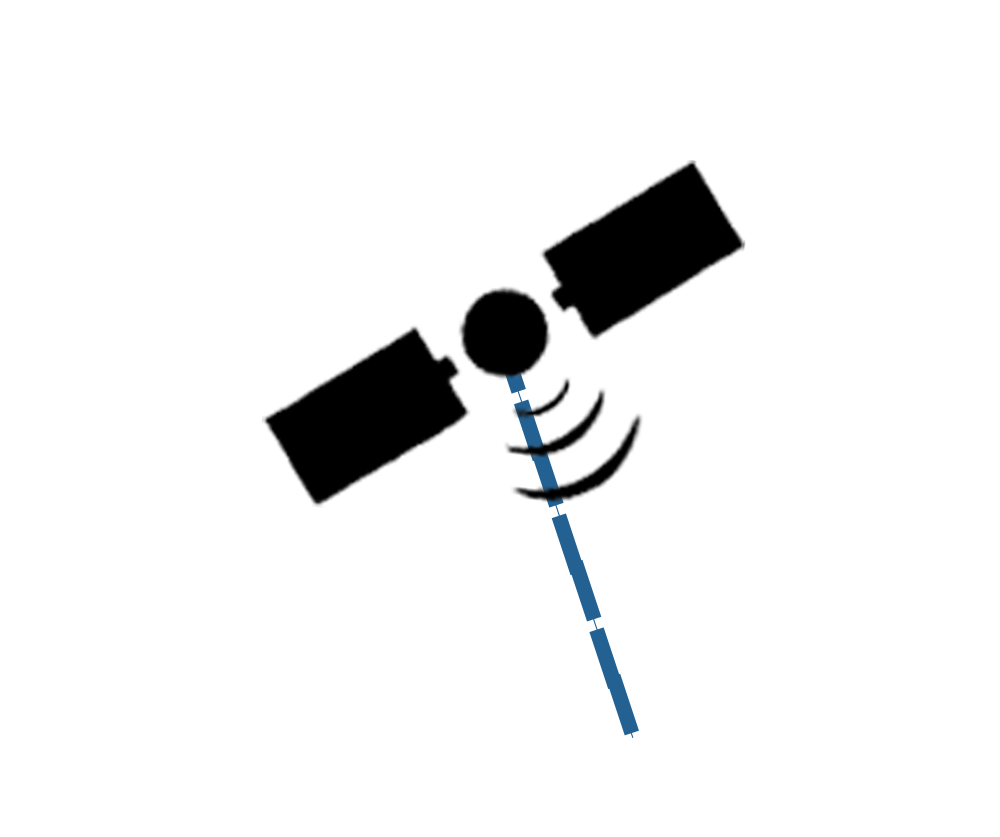
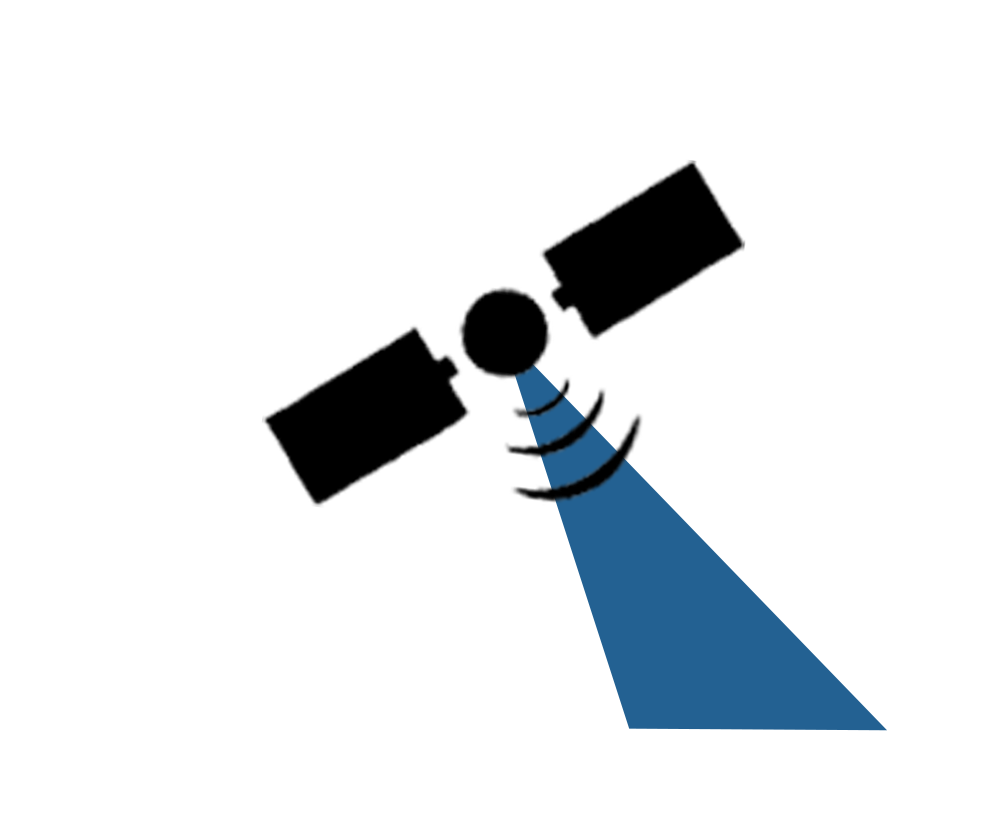
Layer changes from the first 1000px x 837px image to the second:
added group "Version 3" with 8 layers above "Version 2" over [505, 363, 887, 738]
added layer "Satellite" (1st of 3, in "Version 3") in group "Version 3" over [505, 363, 672, 508]
added layer "Layer 2" in group "Version 3" over [505, 363, 887, 731]
hid group "Version 2" (7 layers) over [505, 363, 746, 738]